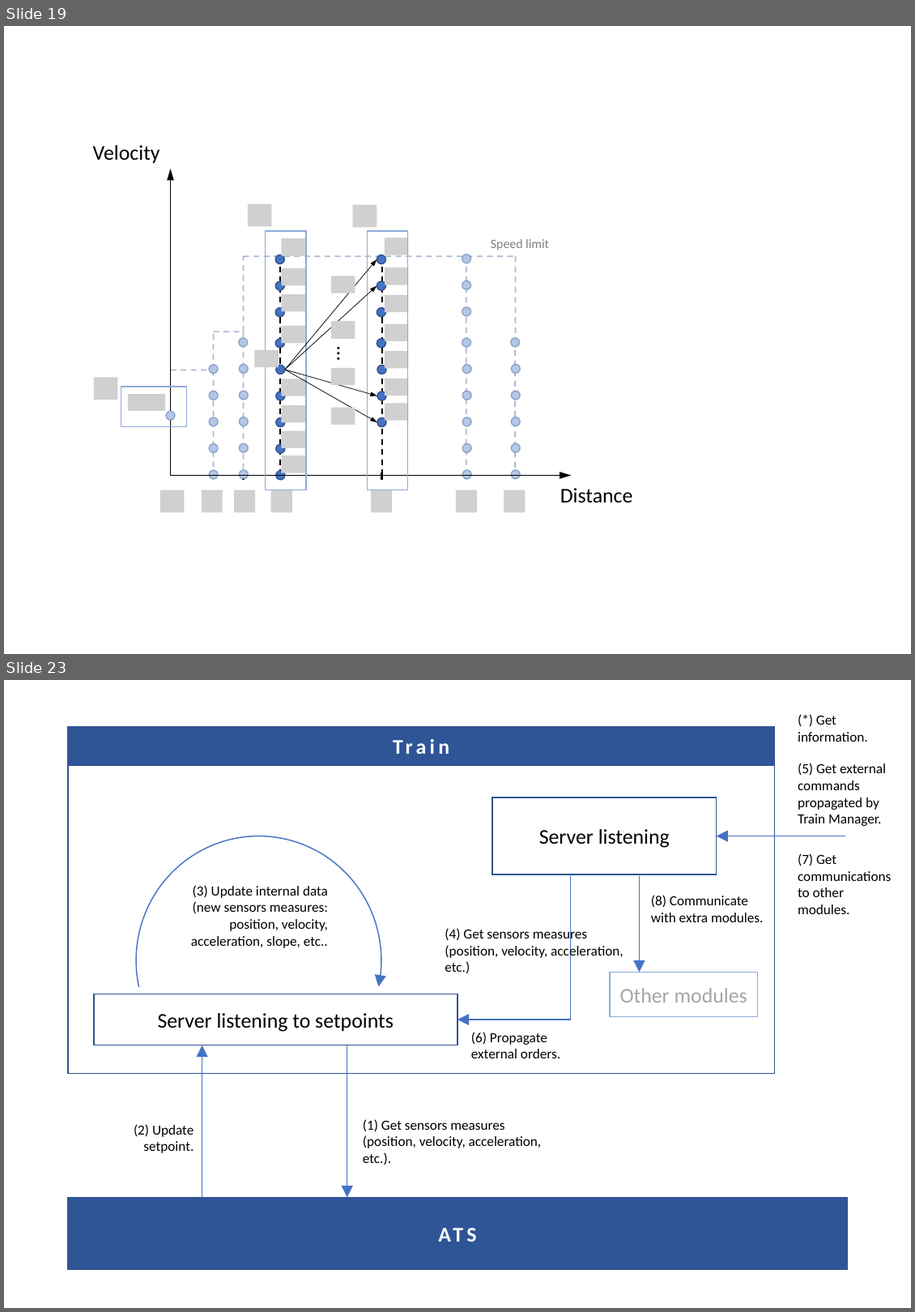
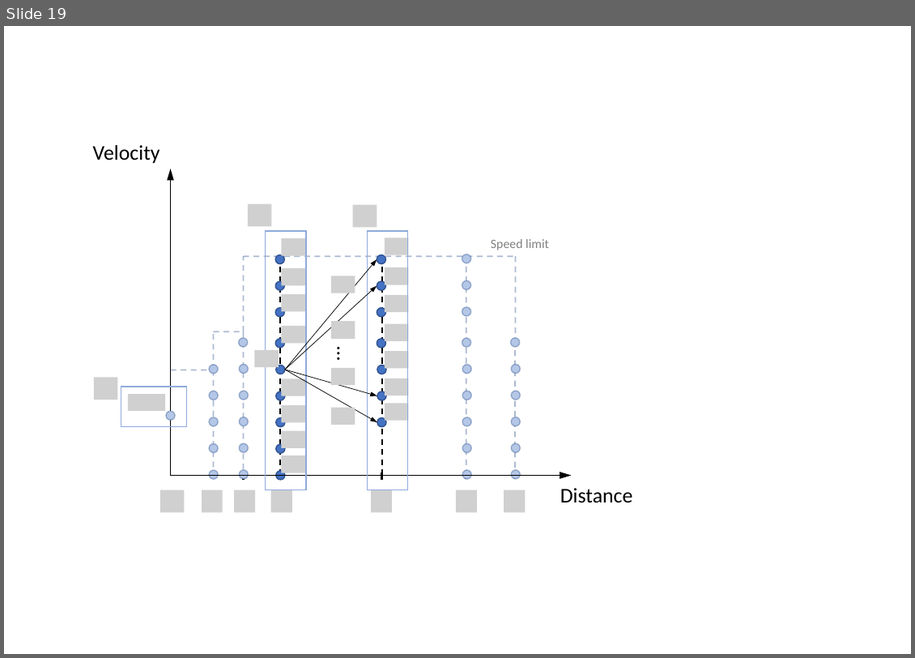
Before and after one commit to trencat/Trencat, a slide deck: doc/source/figures/figures.pptx. Shown one above the other, each under a label of ours: slides 19 and 23 before the commit, slide 19 after it; the slides between them are not shown. The pictures are 915x1312 and 915x658 pixels, drawn with LibreOffice and Linux fonts; fonts in the diff are those of the drawing; grey boxes stand for pictures. Boxes give left, top, right and bottom in pixels: in the first picture for what was removed or moved away, otherwise in the second. Text is boxed around its words. In the diff, an @@ line names an element or a change of style, - is before the commit and + after.

```diff
--- a/doc/source/figures/figures.pptx
+++ b/doc/source/figures/figures.pptx
@@ slide 23 removed at (4, 680, 911, 1308), background #FFFFFF @@
@@ rectangle removed at (68, 727, 774, 765) @@
-Train
@@ text removed at (798, 716, 868, 742) @@
-(*) Get information.
@@ rectangle removed at (68, 765, 774, 1074) @@
@@ text removed at (798, 763, 886, 826) @@
-(5) Get external commands propagated by Train Manager.
@@ rectangle removed at (492, 797, 716, 874) @@
-Server listening
@@ arc (boxed as its full ellipse) removed at (136, 836, 381, 1085) @@
@@ arrow removed from (846, 836) to (717, 836) @@
@@ text removed at (798, 853, 891, 914) @@
-(7) Get communications to other modules.
@@ text removed at (191, 885, 328, 948) @@
-(3) Update internal data (new sensors measures: position, velocity, acceleration, slope, etc..
@@ elbow arrow removed from (571, 874) to (458, 1020) @@
@@ arrow removed from (640, 876) to (640, 972) @@
@@ text removed at (651, 895, 763, 922) @@
-(8) Communicate with extra modules.
@@ text removed at (445, 927, 624, 974) @@
-(4) Get sensors measures (position, velocity, acceleration, etc.)
@@ rectangle removed at (94, 994, 457, 1045) @@
-Server listening to setpoints
@@ rectangle removed at (610, 972, 758, 1017) @@
-Other modules
@@ text removed at (471, 1032, 560, 1058) @@
-(6) Propagate external orders.
@@ arrow removed from (202, 1198) to (202, 1045) @@
@@ arrow removed from (347, 1045) to (347, 1198) @@
@@ text removed at (134, 1124, 194, 1153) @@
-(2) Update setpoint.
@@ text removed at (363, 1119, 542, 1164) @@
-(1) Get sensors measures (position, velocity, acceleration, etc.).
@@ rectangle removed at (68, 1198, 847, 1270) @@
-ATS
```
Also in this commit, not shown: 2 slides changed, 9 other slides removed, 12 other files.
